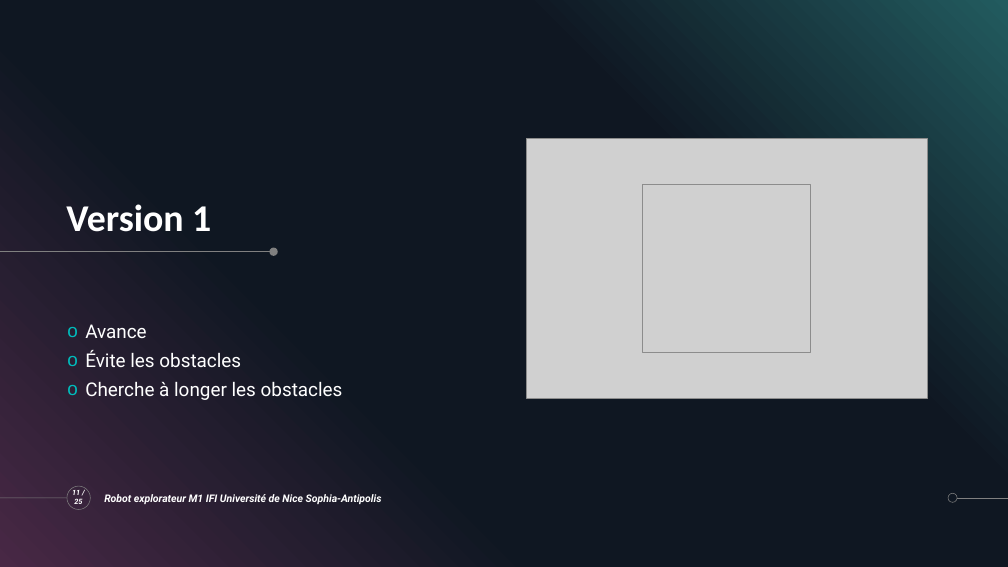
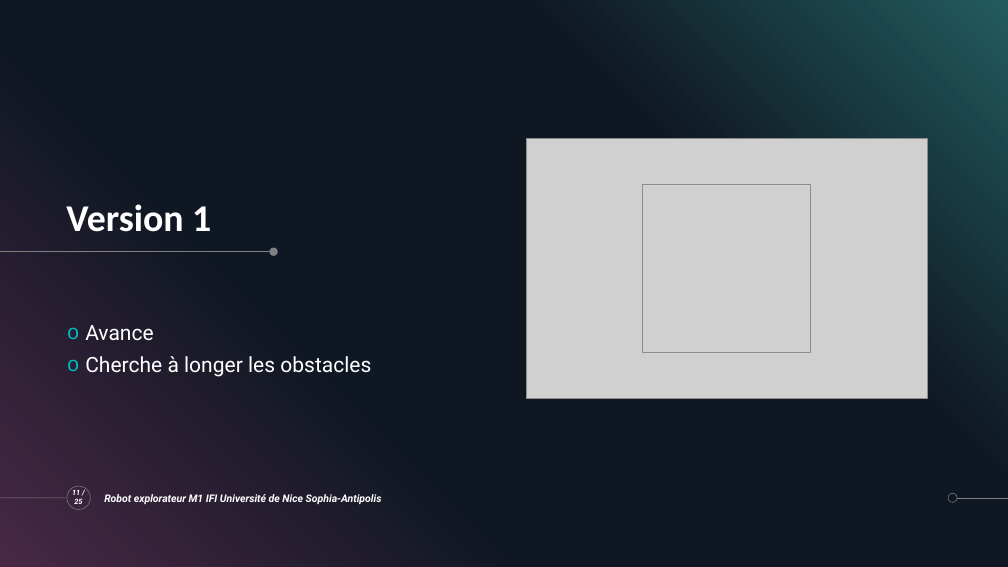
Before and after one commit to ChloeMaccarinelli/TER_M1_S2, a slide deck: slide 11 of doc/Diapo_LOTFI_MACCARINELLI_MARION.pptx. Drawn at 1008x567 pixels with LibreOffice and Linux fonts; fonts in the diff are those of the drawing; grey boxes stand for pictures; background and template pictures are left out. Boxes give left, top, right and bottom in pixels: in the first picture for what was removed or moved away, otherwise in the second. Text is boxed around its words. In the diff, an @@ line names an element or a change of style, - is before the commit and + after.

```diff
--- a/doc/Diapo_LOTFI_MACCARINELLI_MARION.pptx
+++ b/doc/Diapo_LOTFI_MACCARINELLI_MARION.pptx
@@ text "Avance" at [85,325,371,377]: size 18 to 20 pt @@
@@ text at [85,350,241,367]: paragraph removed @@
-o Évite les obstacles
```
Also in this commit, not shown: 19 other slides changed, 1 slide added, 1 slide removed.
